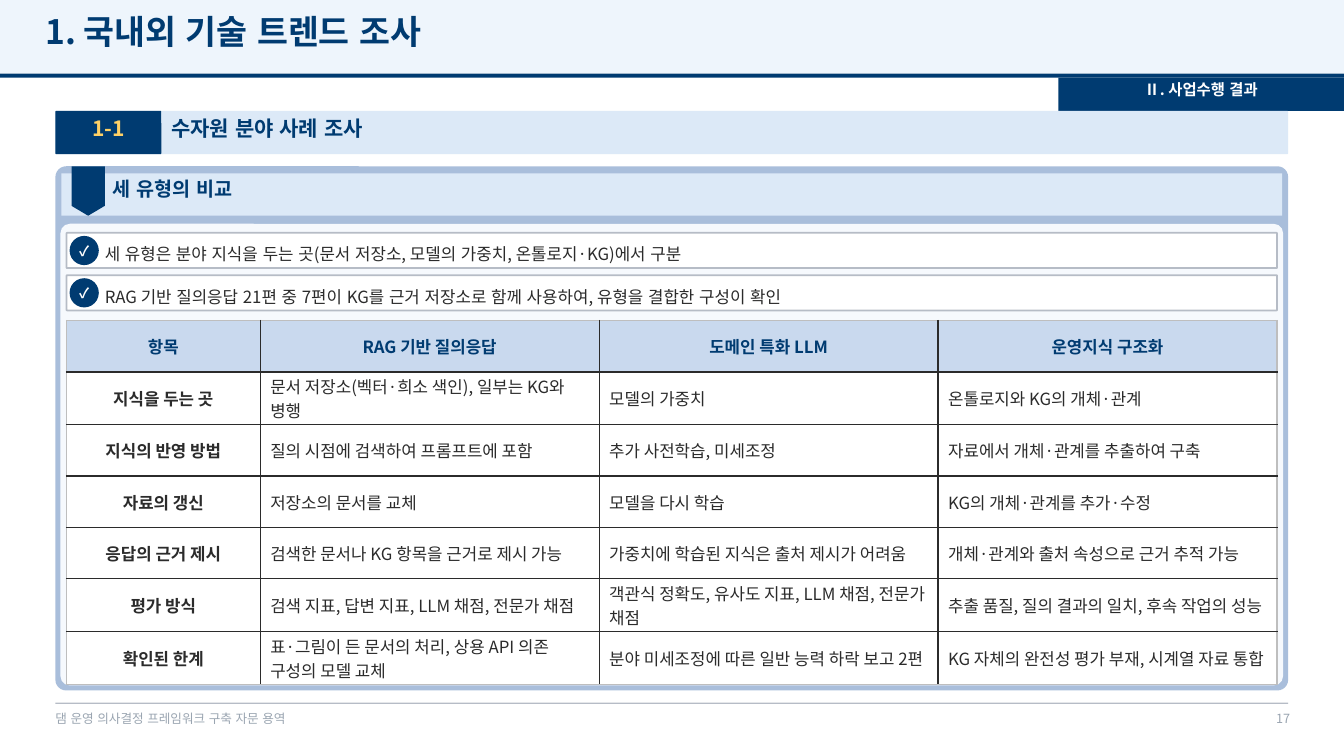
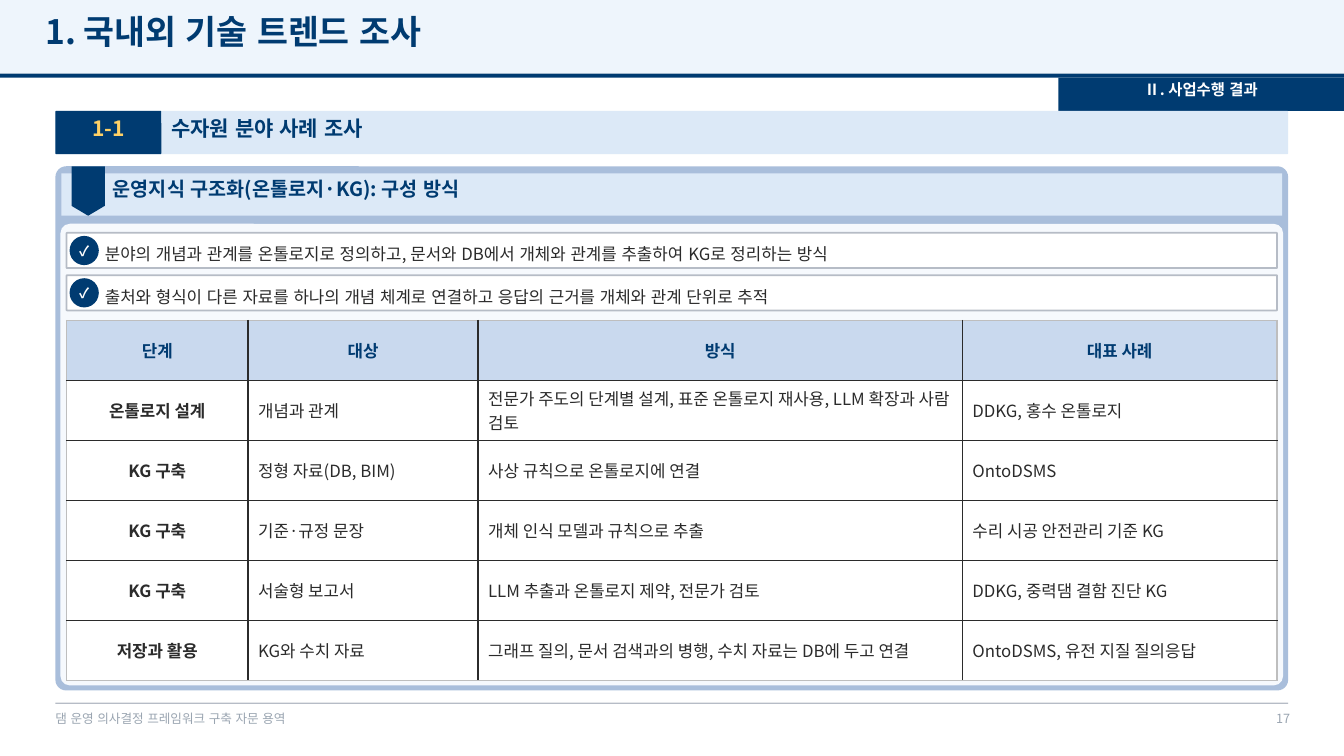
Before and after one commit to mkm1119/KGRAG-LLM, a slide deck: slide 17 of project_khnp/2026.12.09_최종보고회_발표자료_템플릿.pptx. Drawn at 1344x756 pixels with LibreOffice and Linux fonts; fonts in the diff are those of the drawing; background and template pictures are left out. Boxes give left, top, right and bottom in pixels: in the first picture for what was removed or moved away, otherwise in the second. Text is boxed around its words. In the diff, an @@ line names an element or a change of style, - is before the commit and + after.

```diff
--- a/project_khnp/2026.12.09_최종보고회_발표자료_템플릿.pptx
+++ b/project_khnp/2026.12.09_최종보고회_발표자료_템플릿.pptx
@@ text at [113, 179, 459, 200]: text changed @@
-세 유형의 비교
+운영지식 구조화(온톨로지·KG): 구성 방식
@@ text at [105, 246, 828, 263]: text changed @@
-세 유형은 분야 지식을 두는 곳(문서 저장소, 모델의 가중치, 온톨로지·KG)에서 구분
+분야의 개념과 관계를 온톨로지로 정의하고, 문서와 DB에서 개체와 관계를 추출하여 KG로 정리하는 방식
@@ text at [105, 289, 768, 305]: text changed @@
-RAG 기반 질의응답 21편 중 7편이 KG를 근거 저장소로 함께 사용하여, 유형을 결합한 구성이 확인
+출처와 형식이 다른 자료를 하나의 개념 체계로 연결하고 응답의 근거를 개체와 관계 단위로 추적
@@ table at [67, 321, 1276, 681] @@
-row 1: 항목 | RAG 기반 질의응답 | 도메인 특화 LLM | 운영지식 구조화
-row 2: 지식을 두는 곳 | 문서 저장소(벡터·희소 색인), 일부는 KG와 병행 | 모델의 가중치 | 온톨로지와 KG의 개체·관계
-row 3: 지식의 반영 방법 | 질의 시점에 검색하여 프롬프트에 포함 | 추가 사전학습, 미세조정 | 자료에서 개체·관계를 추출하여 구축
-row 4: 자료의 갱신 | 저장소의 문서를 교체 | 모델을 다시 학습 | KG의 개체·관계를 추가·수정
-row 5: 응답의 근거 제시 | 검색한 문서나 KG 항목을 근거로 제시 가능 | 가중치에 학습된 지식은 출처 제시가 어려움 | 개체·관계와 출처 속성으로 근거 추적 가능
-row 6: 평가 방식 | 검색 지표, 답변 지표, LLM 채점, 전문가 채점 | 객관식 정확도, 유사도 지표, LLM 채점, 전문가 채점 | 추출 품질, 질의 결과의 일치, 후속 작업의 성능
-row 7: 확인된 한계 | 표·그림이 든 문서의 처리, 상용 API 의존 구성의 모델 교체 | 분야 미세조정에 따른 일반 능력 하락 보고 2편 | KG 자체의 완전성 평가 부재, 시계열 자료 통합
+row 1: 단계 | 대상 | 방식 | 대표 사례
+row 2: 온톨로지 설계 | 개념과 관계 | 전문가 주도의 단계별 설계, 표준 온톨로지 재사용, LLM 확장과 사람 검토 | DDKG, 홍수 온톨로지
+row 3: KG 구축 | 정형 자료(DB, BIM) | 사상 규칙으로 온톨로지에 연결 | OntoDSMS
+row 4: KG 구축 | 기준·규정 문장 | 개체 인식 모델과 규칙으로 추출 | 수리 시공 안전관리 기준 KG
+row 5: KG 구축 | 서술형 보고서 | LLM 추출과 온톨로지 제약, 전문가 검토 | DDKG, 중력댐 결함 진단 KG
+row 6: 저장과 활용 | KG와 수치 자료 | 그래프 질의, 문서 검색과의 병행, 수치 자료는 DB에 두고 연결 | OntoDSMS, 유전 지질 질의응답
```
Also in this commit, not shown: 8 other slides changed, 3 slides added, 13 other files.
